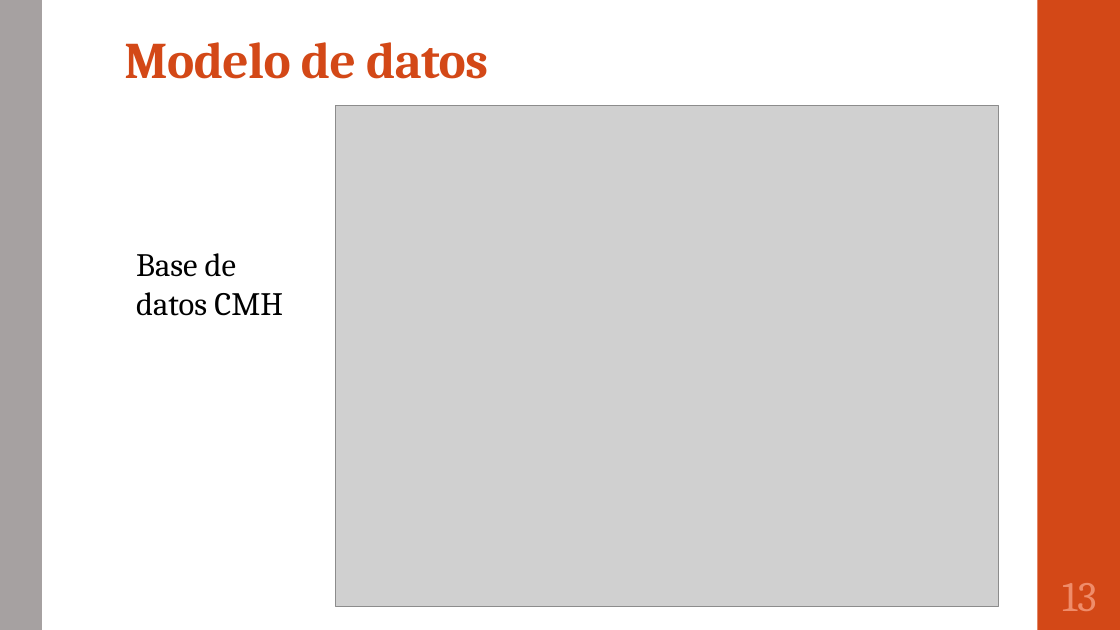
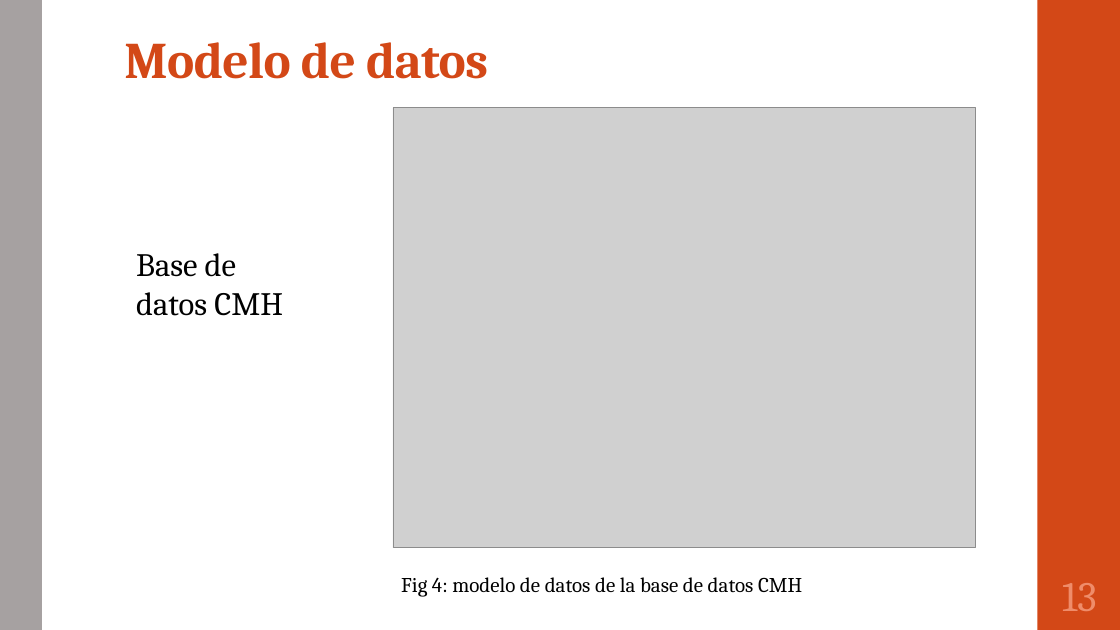
Before and after one commit to portafolio2016/hipocrates, a slide deck: slide 14 of presentación lunes 24 octubre 2016.pptx. Drawn at 1120x630 pixels with LibreOffice and Linux fonts; fonts in the diff are those of the drawing; grey boxes stand for pictures. Boxes give left, top, right and bottom in pixels: in the first picture for what was removed or moved away, otherwise in the second. Text is boxed around its words. In the diff, an @@ line names an element or a change of style, - is before the commit and + after.

```diff
--- a/presentación lunes 24 octubre 2016.pptx
+++ b/presentación lunes 24 octubre 2016.pptx
@@ picture: place and size @@
-picture at bbox=[336, 106, 999, 607]
+picture at bbox=[393, 108, 976, 548]
@@ text added at bbox=[401, 577, 802, 597], 18 pt, text #000000 @@
+Fig 4: modelo de datos de la base de datos CMH
```
Also in this commit, not shown: 4 other slides changed.
